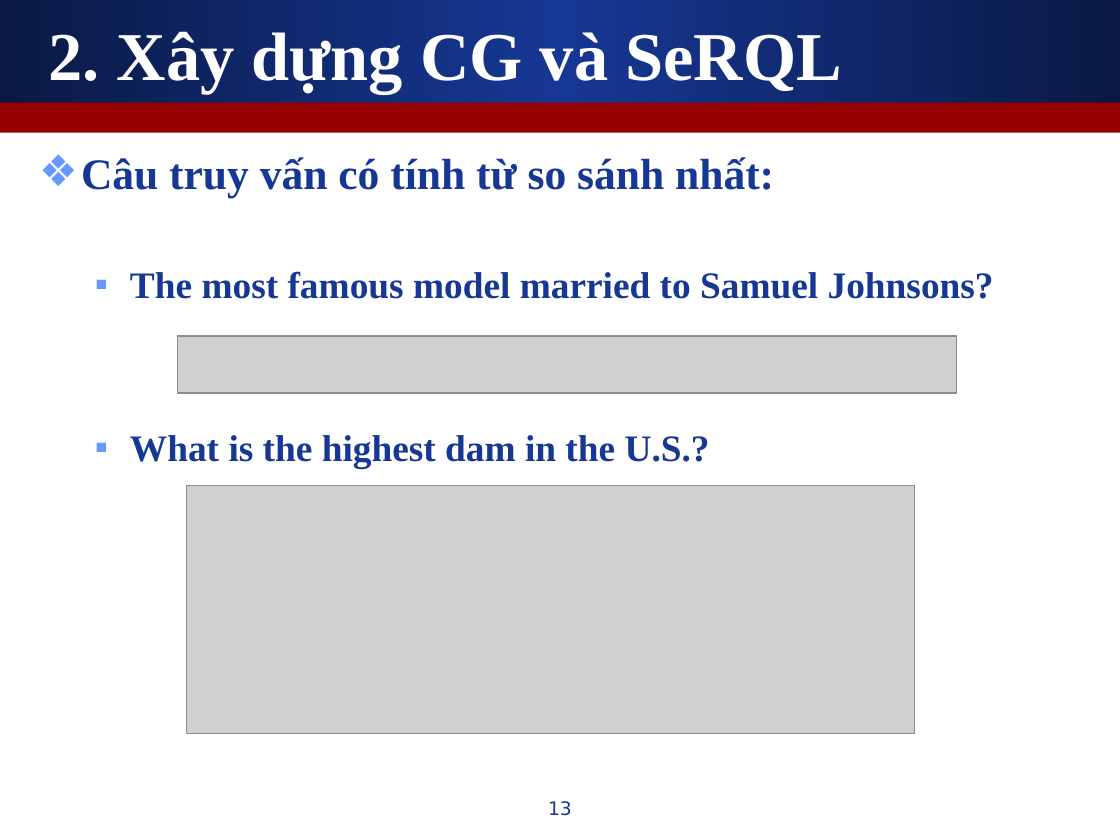
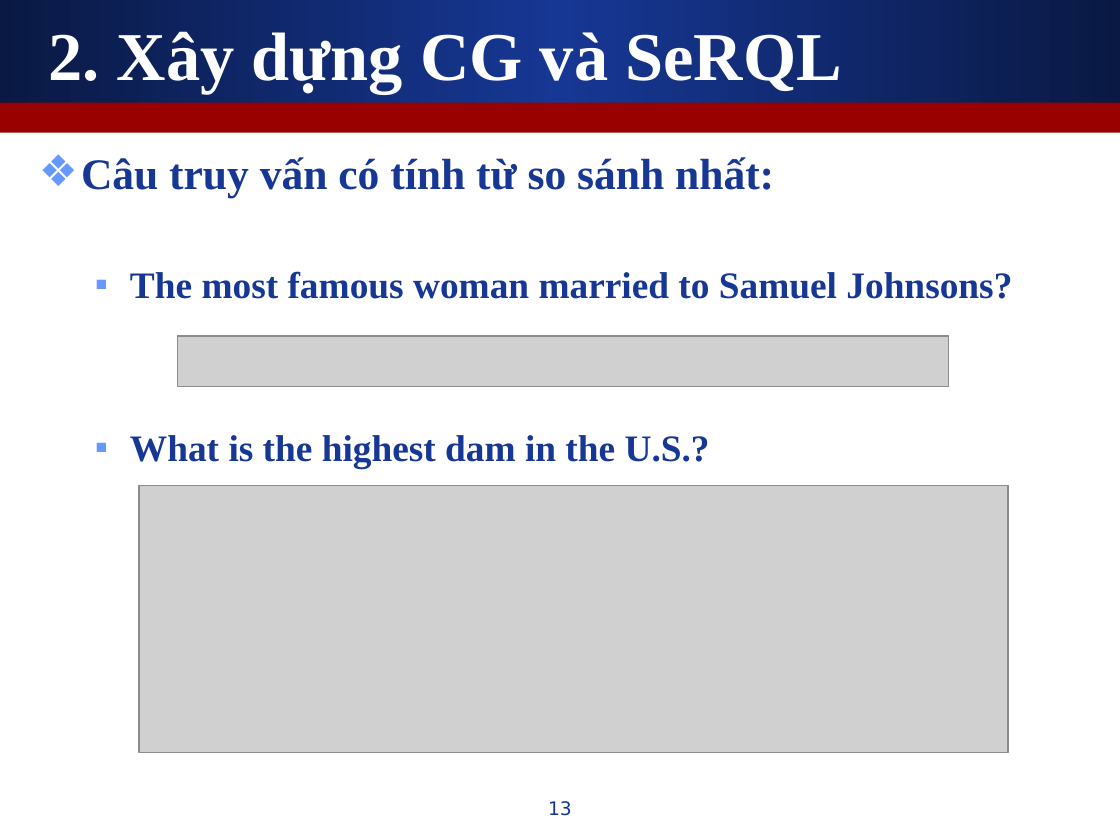
Before and after one commit to leaderwing/kt-kimres, a slide deck: slide 13 of note/[Thesis] Presentation.ppt. Drawn at 1120x840 pixels with LibreOffice and Linux fonts; fonts in the diff are those of the drawing; grey boxes stand for pictures. Boxes give left, top, right and bottom in pixels: in the first picture for what was removed or moved away, otherwise in the second. Text is boxed around its words. In the diff, an @@ line names an element or a change of style, - is before the commit and + after.

```diff
--- a/note/[Thesis] Presentation.ppt
+++ b/note/[Thesis] Presentation.ppt
@@ text at bbox=[130, 271, 1012, 299]: text changed @@
-  ▪ The most famous model married to Samuel Johnsons?
+  ▪ The most famous woman married to Samuel Johnsons?
@@ picture: place and size @@
-picture at bbox=[187, 485, 915, 734]
+picture at bbox=[177, 336, 949, 386]
@@ picture: place and size @@
-picture at bbox=[177, 336, 956, 393]
+picture at bbox=[139, 485, 1008, 753]
```
Also in this commit, not shown: 9 other slides changed.
